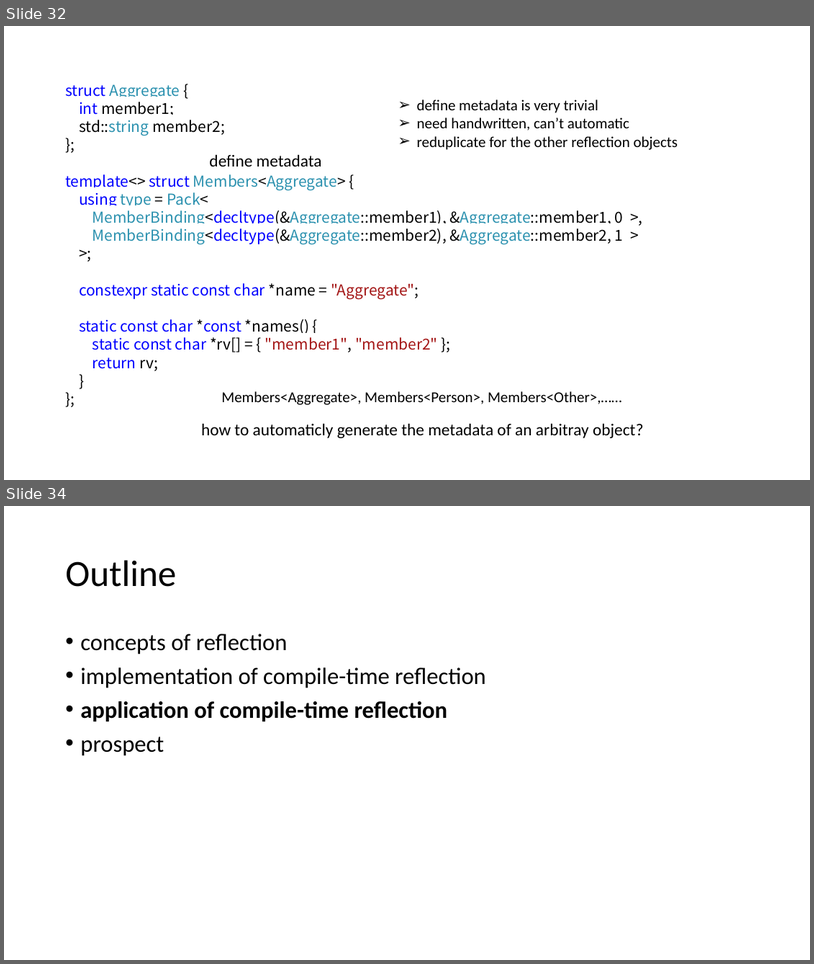
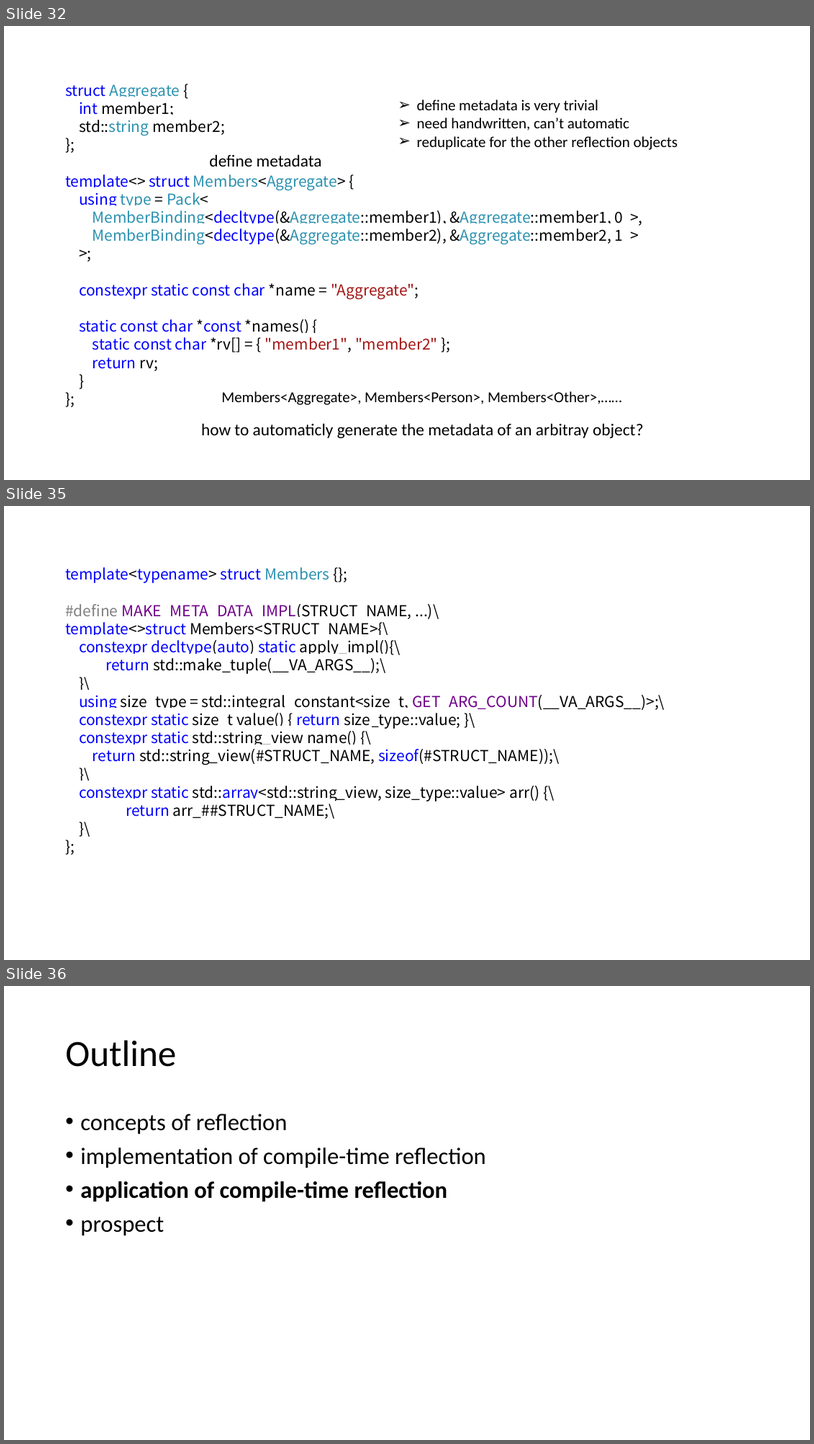
Before and after one commit to qicosmos/cppcon2017, a slide deck: cppcon2017.pptx. Shown one above the other, each under a label of ours: slides 32 and 34 before the commit, slides 32, 35 and 36 after it; the slides between them are not shown. The pictures are 814x964 and 814x1444 pixels, drawn with LibreOffice and Linux fonts; fonts in the diff are those of the drawing. Boxes give left, top, right and bottom in pixels: in the first picture for what was removed or moved away, otherwise in the second. Text is boxed around its words. In the diff, an @@ line names an element or a change of style, - is before the commit and + after.

```diff
--- a/cppcon2017.pptx
+++ b/cppcon2017.pptx
@@ slide 35 added at <box>4,506,810,960</box>, background #FFFFFF @@
@@ text added at <box>65,567,665,818</box>, 18 pt, text #000000 @@
+template<typename> struct Members {};
+#define MAKE_META_DATA_IMPL(STRUCT_NAME, ...)\
+template<>struct Members<STRUCT_NAME>{\
+constexpr decltype(auto) static apply_impl(){\
+return std::make_tuple(__VA_ARGS__);\
+}\
+using size_type = std::integral_constant<size_t, GET_ARG_COUNT(__VA_ARGS__)>;\
+constexpr static size_t value() { return size_type::value; }\
+constexpr static std::string_view name() {\
+return std::string_view(#STRUCT_NAME, sizeof(#STRUCT_NAME));\
+}\
+constexpr static std::array<std::string_view, size_type::value> arr() {\
+return arr_##STRUCT_NAME;\
+}\
+};
@@ what was slide 34 is now slide 36 @@
```
Also in this commit, not shown: 1 slide changed, 1 other slide added.
